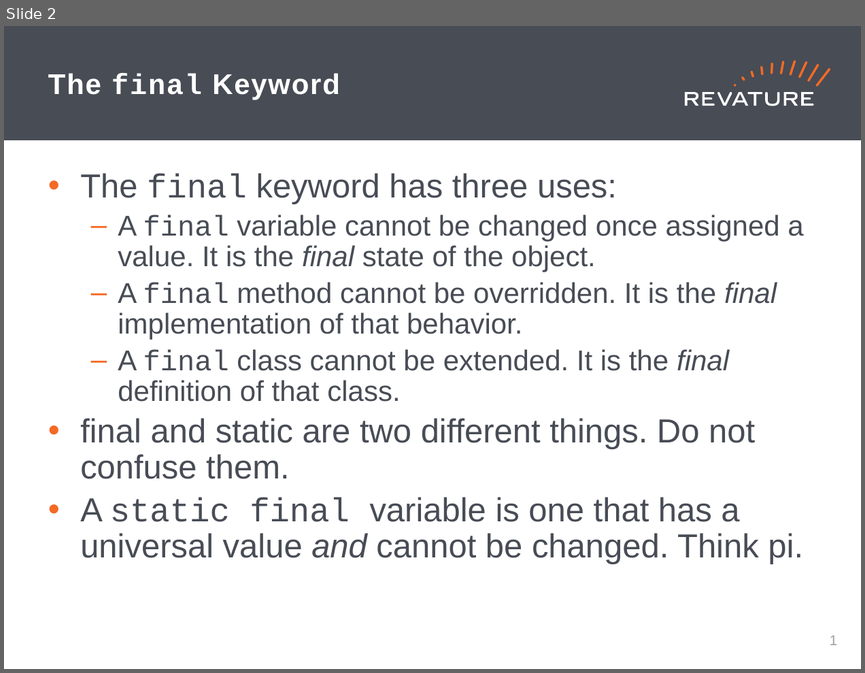
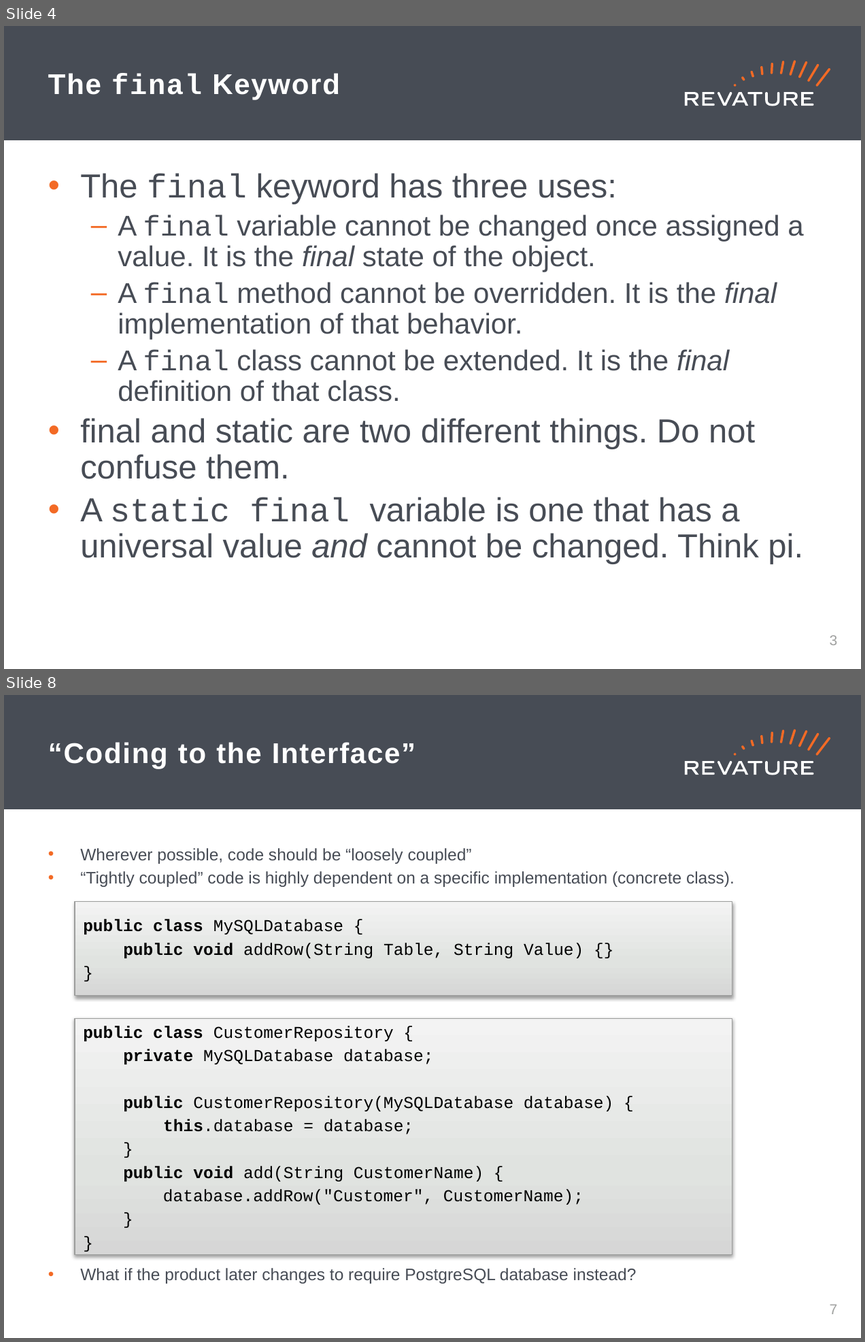
Before and after one commit to jhigherevature/8302021_RAP, a slide deck: powerpoints/Day_14.pptx. Shown one above the other, each under a label of ours: slide 2 before the commit, slides 4 and 8 after it; the slides between them are not shown. The pictures are 865x673 and 865x1342 pixels, drawn with LibreOffice and Linux fonts; fonts in the diff are those of the drawing. Boxes give left, top, right and bottom in pixels: in the first picture for what was removed or moved away, otherwise in the second. Text is boxed around its words. In the diff, an @@ line names an element or a change of style, - is before the commit and + after.

```diff
--- a/powerpoints/Day_14.pptx
+++ b/powerpoints/Day_14.pptx
@@ slide 8 added at (x1=4, y1=695, x2=861, y2=1338), background #FFFFFF; not listed: 19 template elements that a slide beside it also shows @@
@@ title added at (x1=48, y1=742, x2=415, y2=768), 24 pt, text #FFFFFF, bold @@
+“Coding to the Interface”
@@ text added at (x1=80, y1=848, x2=734, y2=1283), 14 pt, text #474C55 @@
+• Wherever possible, code should be “loosely coupled”
+• “Tightly coupled” code is highly dependent on a specific implementation (concrete class).
+• What if the product later changes to require PostgreSQL database instead?
@@ rectangle added at (x1=74, y1=902, x2=732, y2=995), fill gradient #D6D7D6 to #E2E2E2 to #F4F4F4, outline #9C9D9C 0.75 pt, 14 pt, text #000000 @@
+public class MySQLDatabase {
+public void addRow(String Table, String Value) {}
+}
@@ rectangle added at (x1=74, y1=1018, x2=732, y2=1254), fill gradient #D6D7D6 to #E2E2E2 to #F4F4F4, outline #9C9D9C 0.75 pt, 14 pt, text #000000 @@
+public class CustomerRepository {
+private MySQLDatabase database;
+public CustomerRepository(MySQLDatabase database) {
+this.database = database;
+}
+public void add(String CustomerName) {
+database.addRow("Customer", CustomerName);
+}
+}
@@ page number added at (x1=830, y1=1304, x2=838, y2=1314), 12 pt, text #A0A1A0 @@
+7
@@ what was slide 2 is now slide 4 @@
@@ page number at (x1=830, y1=635, x2=838, y2=645): text changed @@
-1
+3
```
Also in this commit, not shown: 8 other slides added, 4 other files.
